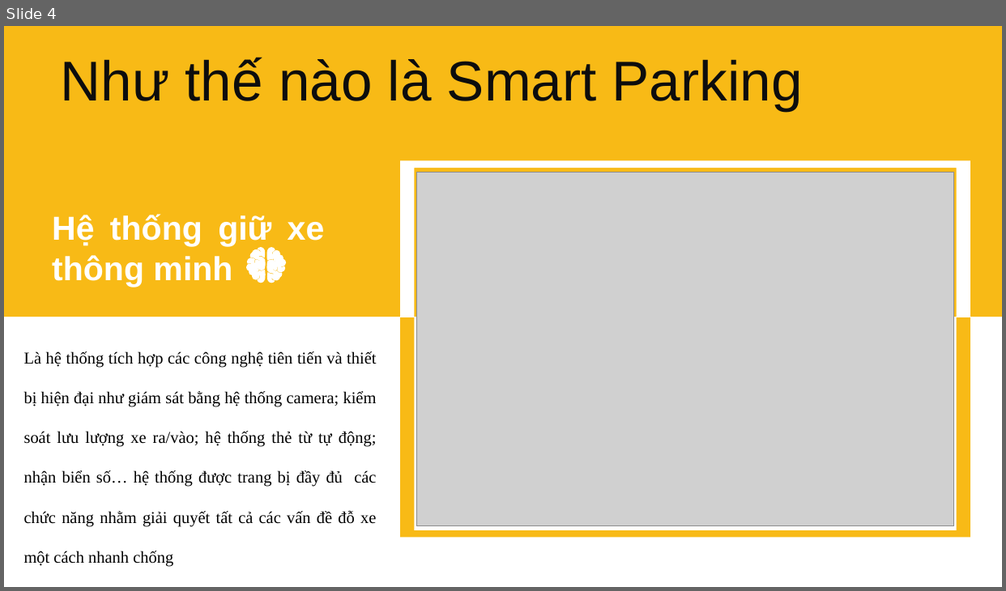
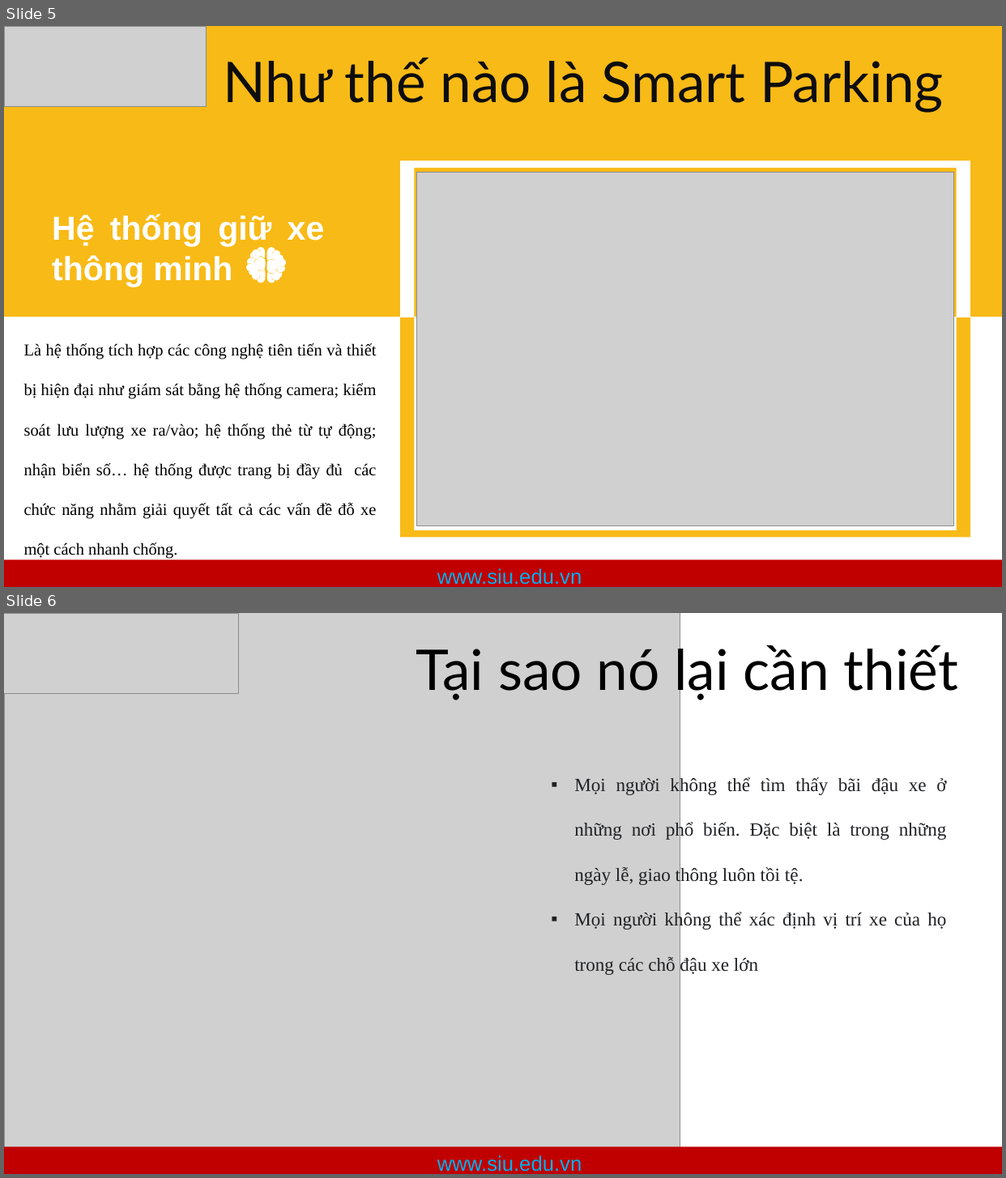
Before and after one commit to duyennd83/ParkingDemo, a slide deck: ParkingBCNCKH.pptx. Shown one above the other, each under a label of ours: slide 4 before the commit, slides 5 and 6 after it. The pictures are 1006x591 and 1006x1178 pixels, drawn with LibreOffice and Linux fonts; fonts in the diff are those of the drawing; grey boxes stand for pictures. Boxes give left, top, right and bottom in pixels: in the first picture for what was removed or moved away, otherwise in the second. Text is boxed around its words. In the diff, an @@ line names an element or a change of style, - is before the commit and + after.

```diff
--- a/ParkingBCNCKH.pptx
+++ b/ParkingBCNCKH.pptx
@@ slide 6 added at (4, 613, 1002, 1174), background #FFFFFF @@
@@ picture added at (4, 613, 680, 1174) @@
@@ picture added at (4, 613, 238, 693) @@
@@ text added at (416, 641, 958, 700), 54 pt, text #000000 @@
+Tại sao nó lại cần thiết
@@ text added at (574, 777, 947, 976), 18 pt, text #202124 @@
+▪ Mọi người không thể tìm thấy bãi đậu xe ở những nơi phổ biến. Đặc biệt là trong những ngày lễ, giao thông luôn tồi tệ.
+▪ Mọi người không thể xác định vị trí xe của họ trong các chỗ đậu xe lớn
@@ rectangle added at (4, 1148, 1002, 1174), fill #C00000 @@
@@ text added at (437, 1156, 582, 1172), 20 pt, text #00B0F0 @@
+www.siu.edu.vn
@@ what was slide 4 is now slide 5 @@
@@ slide 5 changed as well @@
@@ picture added at (5, 26, 206, 106) @@
@@ text "Như thế nào là Smart ...": place and size @@
-text "Như thế nào là Smart ..." at (60, 57, 803, 111)
+text "Như thế nào là Smart ..." at (223, 58, 944, 113)
@@ text "Như thế nào là Smart ..." at (223, 58, 944, 113): font Arial to Lato; alignment left to centre @@
@@ text at (24, 344, 377, 559): text changed @@
-Là hệ thống tích hợp các công nghệ tiên tiến và thiết bị hiện đại như giám sát bằng hệ thống camera; kiểm soát lưu lượng xe ra/vào; hệ thống thẻ từ tự động; nhận biển số… hệ thống được trang bị đầy đủ các chức năng nhằm giải quyết tất cả các vấn đề đỗ xe một cách nhanh chống
+Là hệ thống tích hợp các công nghệ tiên tiến và thiết bị hiện đại như giám sát bằng hệ thống camera; kiểm soát lưu lượng xe ra/vào; hệ thống thẻ từ tự động; nhận biển số… hệ thống được trang bị đầy đủ các chức năng nhằm giải quyết tất cả các vấn đề đỗ xe một cách nhanh chống.
@@ rectangle added at (4, 561, 1002, 587), fill #C00000 @@
@@ text added at (437, 569, 582, 585), 20 pt, text #00B0F0 @@
+www.siu.edu.vn
```
Also in this commit, not shown: 3 other slides changed, 5 other slides added, 37 other files.
